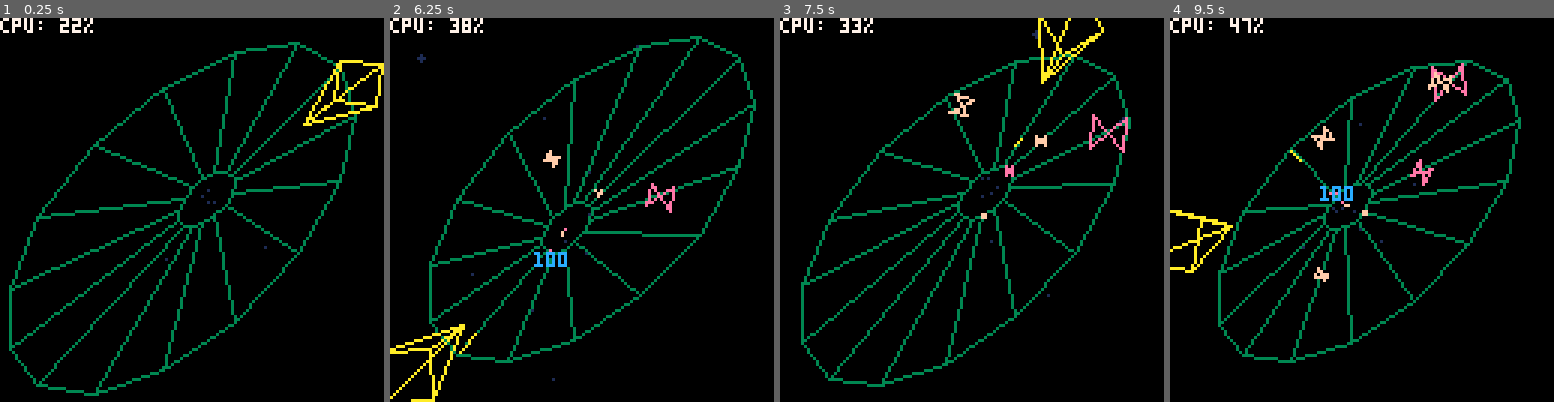
Above: before the commit, frames 1-4 (left to right).
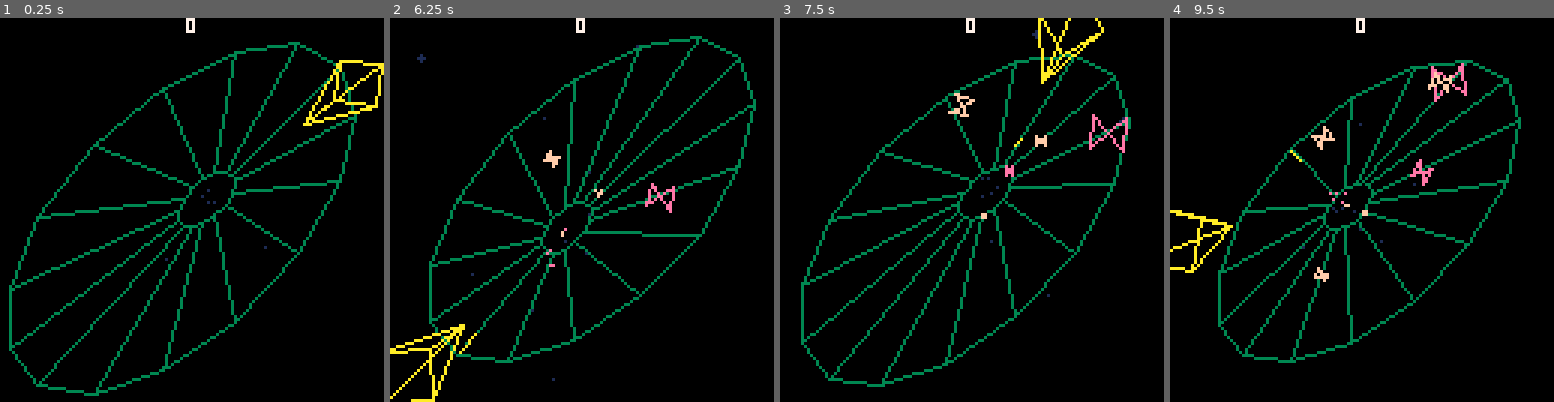
Above: after the commit, the same moments.

Repository: tesselode/web-pilot
Game: PICO-8 cartridge t1k.p8
Two runs of this game, one before a commit and one after it. Both use one fixed random seed, a clock stepped at 60 frames per second and the inputs below.
Inputs:
- Up to frame 1 (0.25 s): no input
- Up to frame 2 (6.25 s): tap X (X key) at 0.33, 1.07, 1.85, 2.97, 4.08, 5.2 s; tap O (Z key) at 0.7, 1.7, 2.1, 2.5, 2.9, 3.3, 3.7, 4.1, 4.5, 4.9, 5.3, 5.7, 6.1 s; hold Right 1.6-2.1 s; hold Right 2.47-3.03 s; hold Left 3.08-3.58 s; hold Right 4.02-4.68 s; hold Left 5.08-5.68 s; hold Right from 6.08 s (still down)
- Up to frame 3 (7.5 s): tap X (X key) at 6.32, 7.43 s; tap O (Z key) at 6.5, 6.9, 7.3 s; release Right at 6.58 s; hold Right 6.63-7.13 s
- Up to frame 4 (9.5 s): hold Right 7.5-8.07 s; tap O (Z key) every 0.4 s from 7.7 to 9.3 s; hold Left 8.12-8.62 s; tap X (X key) at 8.55 s; hold Right from 9.05 s (still down)

The runs differ from the first frame. In frame 1, 0.4% of the frame differs, in the area x 0-51%, y 0-4%; in frame 2, 0.6%, in the area x 0-51%, y 0-65%; in frame 3, 0.4%; in frame 4, 0.6%.

Commit message:
scoring and game feel

Diff:
--- a/t1k.p8
+++ b/t1k.p8
@@ -29,6 +29,20 @@
 	{2, -2},
 }
 local screen_shake_frame = 1
+local compliments = {
+	'very good!',
+	'admirable!',
+	'excellent!',
+	'nice one!',
+	'good one!',
+	'good job!',
+	'nice catch!',
+	'choice!',
+	'awesome!',
+	'fantastic!',
+	'wonderful!',
+	'alright!',
+}
 
 -->8
 -- utilities
@@ -596,18 +610,31 @@
 			for i = 1, 10 do
 				add(self.entities, class.particle(x, y, z, 12))
 			end
-			self.zapper_online = true
+			if not self.zapper_online then
+				self.zapper_online = true
+				self:show_message 'superzapper recharge'
+			else
+				self.powerup_streak += 1
+				self.score += self.powerup_streak * 10
+				add(self.entities, class.score_popup(self.powerup_streak .. '000', self.p3d:to2d(x, y, z)))
+				self:show_message(compliments[ceil(rnd(#compliments))])
+			end
 			sfx(sound.recharge, 1)
 		end),
 		conversation:listen('enemy killed', function(enemy)
-			self.enemies_killed += 1
-			if self.enemies_killed % 8 == 0 then
-				add(self.entities, class.powerup(enemy.x, enemy.y, enemy.z))
+			if not self.web.zapping then
+				self.enemies_killed += 1
+				if self.enemies_killed % 8 == 0 then
+					add(self.entities, class.powerup(enemy.x, enemy.y, enemy.z))
+				end
+			end
+			if not self.player.jumping then
+				self.score += (enemy.small and 2 or 1)
+				add(self.entities, class.score_popup(enemy.small and '200' or '100', self.p3d:to2d(enemy.x, enemy.y, enemy.z)))
 			end
 			for i = 1, 5 do
 				add(self.entities, class.particle(enemy.x, enemy.y, enemy.z, enemy.small and 15 or 14))
 			end
-			add(self.entities, class.score_popup(enemy.small and '200' or '100', self.p3d:to2d(enemy.x, enemy.y, enemy.z)))
 			freeze_frames += 4
 			screen_shake_frame += 3
 			sfx(sound.hit, 1)
@@ -621,11 +648,22 @@
 	self.entities = {}
 	self.player = add(self.entities, class.player(self.web, 1))
 	self:init_stars()
+	self.score = 0
+	self.zapper_online = false
+	self.difficulty = 1
 	self.spawn_timer = 1
-	self.difficulty = 1
 	self.enemies_killed = 0
-	self.zapper_online = false
+	self.powerup_streak = 0
+	self.message = ''
+	self.message_timer = 0
+	self.message_y = 64
 	self:init_listeners()
+end
+
+function state.gameplay:show_message(message)
+	self.message = message
+	self.message_timer = 120
+	self.message_y = 80
 end
 
 function state.gameplay:update()
@@ -653,6 +691,7 @@
 	if btnp(5) and self.player.caught and self.zapper_online then
 		self.web:zap()
 		self.zapper_online = false
+		self:show_message 'eat electric death!'
 	end
 
 	-- update web and entities
@@ -704,6 +743,12 @@
 	self.p3d.hx += (target_hx - self.p3d.hx) * .1
 	self.p3d.hy += (target_hy - self.p3d.hy) * .1
 	self.p3d.oz = -(self.player.z - 1) / 3
+
+	-- message
+	if self.message_timer > 0 then
+		self.message_timer -= 1
+		self.message_y += (64 - self.message_y) * .1
+	end
 end
 
 function state.gameplay:draw()
@@ -720,7 +765,19 @@
 		if self.player.caught and (uptime / 30) % 1 > .5 then
 			color = 7
 		end
-		printr('zapper online', 128, 122, 12)
+		printr('zapper online', 128, 122, color)
+	end
+	if self.message_timer > 0 then
+		local color = 12
+		if (uptime / 30) % 1 > .5 then
+			color = 7
+		end
+		printc(self.message, 64, self.message_y, color)
+	end
+	if self.score == 0 then
+		printc('0', 64, 0, 7)
+	else
+		printc(self.score .. '00', 64, 0, 7)
 	end
 end
 
@@ -743,7 +800,7 @@
 function _draw()
 	cls()
 	state_manager:call 'draw'
-	print('cpu: ' .. flr(stat(1) * 200) .. '%', 0, 0, 7)
+	--print(flr(stat(1) * 200), 0, 0, 7)
 end
 __gfx__
 0000000000000cccccc0000000000000000000000000000000000000000000000000000000000000000000000000000000000000000000000000000000000000
